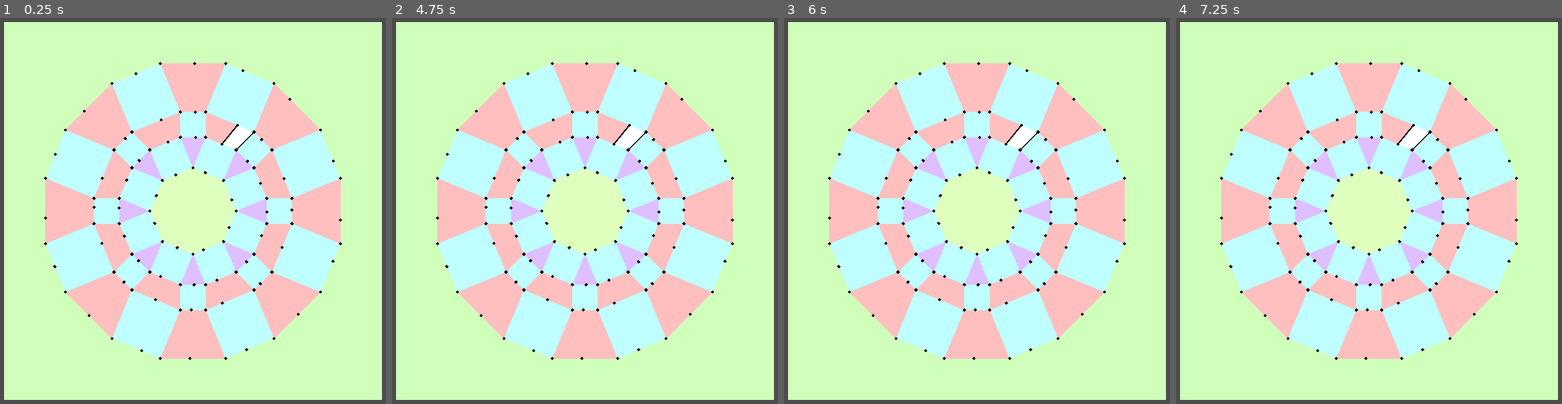
Above: before the commit, frames 1-4 (left to right).
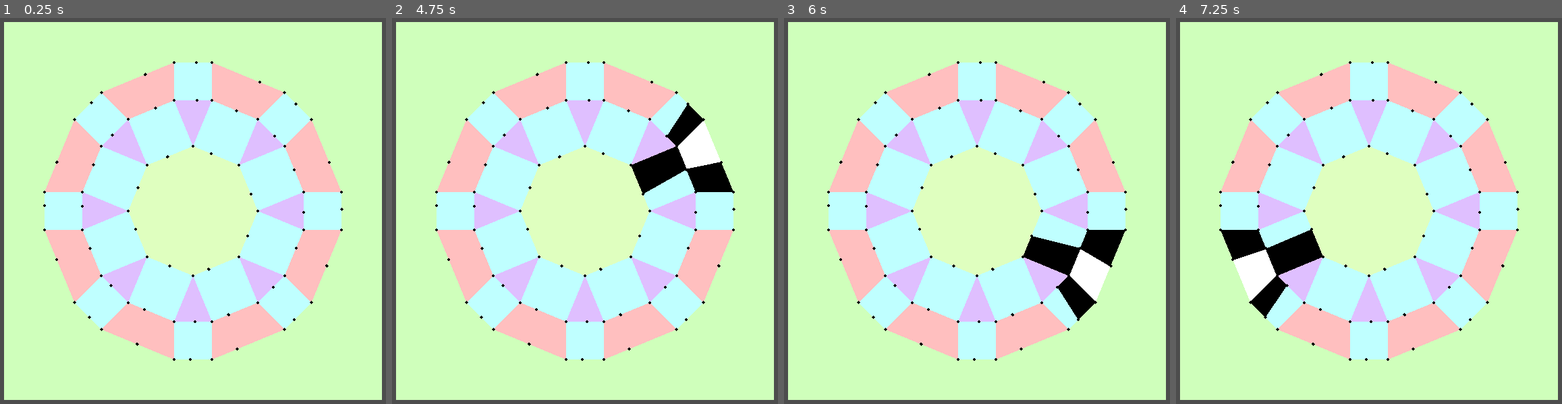
Above: after the commit, the same moments.

Repository: Pe3Hu/rangi
Game: Godot game, scene res://scene/Game.tscn
The game is run twice, just before and just after one commit, with the same random seed, the same clock (stepped at 60 frames per second) and the same inputs.
Inputs:
- Up to frame 1 (0.25 s): no input
- Up to frame 2 (4.75 s): tap Enter at 0.5 s; hold D 0.53-1.28 s; tap Space at 0.6, 0.77, 1.07, 1.52, 1.55, 1.82, 2.3, 2.75, 3.02, 3.05, 3.32, 3.77, 3.8, 4.07, 4.52, 4.55 s; hold S 1.28-2.03 s; tap Q at 1.35 s; hold D 2.03-2.78 s; tap E at 2.1 s; hold W 2.78-3.53 s; tap R at 2.85 s; hold A from 3.53 s (still down); tap F at 3.6 s; tap Z at 4.35 s
- Up to frame 3 (6 s): tap Space at 4.82, 5.3, 5.85 s; release A at 5.03 s; hold S 5.03-5.78 s; tap X at 5.1 s; tap Enter at 5.75 s; hold D from 5.78 s (still down)
- Up to frame 4 (7.25 s): tap Space at 6.02, 6.32, 6.77, 6.8, 7.07 s; release D at 6.53 s; hold W from 6.53 s (still down); tap Q at 6.6 s

The runs differ from the first frame. In frame 1, 35% of the frame differs, in the area x 11-89%, y 11-89%; in frame 2, 35%; in frame 3, 35%; in frame 4, 35%.
Error in both runs: Invalid call. Nonexistent function 'decide_which_worksite_to_build_on' in base 'RefCounted (Conveyor)'. (res://scene/Game.gd:50)

Commit message:
update version 0.0035
1. Added filter to remove original Forests and Glades that are no longer in demand

Diff:
--- a/scene/Game.gd
+++ b/scene/Game.gd
@@ -51,13 +51,10 @@
 			KEY_X:
 				if event.is_pressed() && !event.is_echo():
 					branch.obj.director.prioritize()
-
 			KEY_SPACE:
 				if event.is_pressed() && !event.is_echo():
-					branch.obj.factory.press_stamps()
-
-
-
+					#branch.obj.factory.press_stamps()
+					Global.obj.cosmos.obj.planet.obj.sanctuary.paint_next_forest()
 
 
 func _process(delta_) -> void:
--- a/script/Classes_10.gd
+++ b/script/Classes_10.gd
@@ -17,9 +17,12 @@
 		init_scene()
 		init_center()
 		set_following_forest_rings()
+		split_glades()
 		#init_habitats()
-		split_glades()
 		paint_someone()
+		num.paint = {}
+		num.paint.ring = 2
+		num.paint.index = 0
 
 
 	func init_scene() -> void:
@@ -183,8 +186,64 @@
 			glade.make_forests_neighbors()
 
 
+	func split_glades() -> void:
+		for glade in arr.glade:
+			if glade.flag.parity and glade.flag.origin:
+				glade.split()
+
+		var shapes = ["trapeze", "square"]
+
+		for ring in dict.forest:
+			for forest in dict.forest[ring]:
+				if shapes.has(forest.word.shape):
+					forest.split()
+
+		erase_origin_forests()
+		erase_origin_glades()
+		init_forest_neighbors()
+
+#		for ring in dict.forest:
+#			for forest in dict.forest[ring]:
+#				for _i in range(forest.dict.neighbor.keys().size()-1, -1, -1):
+#					var neighbor = forest.dict.neighbor.keys()[_i]
+#
+#					if neighbor.flag.origin and shapes.has(neighbor.word.shape):
+#						forest.dict.neighbor.erase(neighbor)
+
+
+	func erase_origin_forests() -> void:
+		var shapes = ["trapeze", "square"]
+
+		for ring in dict.forest:
+			for _i in range(dict.forest[ring].size()-1, -1, -1):
+				var forest = dict.forest[ring][_i]
+
+				if forest.flag.origin and shapes.has(forest.word.shape):
+					forest.knock_out()
+
+
+	func erase_origin_glades() -> void:
+		var shapes = ["trapeze", "square"]
+
+		for _i in range(arr.glade.size()-1, -1, -1):
+			var glade = arr.glade[_i]
+
+			#if glade.arr.forest.size() > 2:
+			for _j in range(glade.arr.forest.size()-1, -1, -1):
+				var forest = glade.arr.forest[_j]
+
+				if forest.flag.origin and shapes.has(forest.word.shape):
+					glade.arr.forest.erase(forest)
+
+			if glade.arr.forest.size() == 0:
+				glade.knock_out()
+
+
+
 	func init_habitats() -> void:
 		dict.habitat = {}
+		var sizes = [1, 3]
+		var index = 0
 
 		var input = {}
 		input.sanctuary = self
@@ -192,31 +251,36 @@
 		input.forests = [dict.forest[input.ring].front()]
 		var habitat = Classes_10.Habitat.new(input)
 		dict.habitat[input.ring] = [habitat]
+		index = (index + 1) % 2
 
 		for ring in range(1, num.ring + 1, 1):
+			var options = [dict.forest[ring].front()]
+			input.ring = ring
 			dict.habitat[ring] = []
-			var forest = dict.forest[ring].front()
-			var neighbors = []
-			neighbors.append_array(get_unhabitated_neighbors(forest))
-
-			while neighbors.size() > 0:
-				var neighbor = neighbors.pick_random()
-				neighbors.erase(neighbor)
-
-				input.forests = [forest, neighbor]
-				input.ring = ring
+
+			while options.size() > 0:
+				var forest = options.pick_random()
+				input.forests = [forest]
+				options.erase(forest)
+				options.append_array(get_unhabitated_neighbors(forest))
+
+				forest.scene.myself.paint_black()
+				for neighbor in options:
+					print(neighbor)
+					neighbor.scene.myself.paint_white()
+
+				return
+
+
+				while input.forests.size() < sizes[index]:
+					var neighbor = options.pick_random()
+					input.forests.append(neighbor)
+					options.erase(neighbor)
+					options.append_array(get_unhabitated_neighbors(neighbor))
+
 				habitat = Classes_10.Habitat.new(input)
 				dict.habitat[ring].append(habitat)
-
-				if neighbors.size() > 0:
-					neighbors.append_array(get_unhabitated_neighbors(neighbor))
-					forest = neighbors.pop_front()
-					neighbors.append_array(get_unhabitated_neighbors(forest))
-
-		for ring in dict.habitat:
-			for habitat_ in dict.habitat[ring]:
-				for forest in habitat_.arr.forest:
-					forest.scene.myself.update_color_based_on_habitat_index()
+				index = (index + 1) % 2
 
 
 	func get_unhabitated_neighbors(forest_: Forest) -> Array:
@@ -229,46 +293,30 @@
 		return neighbors
 
 
-	func split_glades() -> void:
-		for glade in arr.glade:
-			if glade.flag.parity and glade.flag.origin:
-				glade.split()
-
-		var shapes = ["trapeze", "square"]
-
-		for ring in dict.forest:
-			for forest in dict.forest[ring]:
-				if shapes.has(forest.word.shape):
-					forest.split()
-
-		erase_origin_forests()
-		init_forest_neighbors()
-
-
-	func erase_origin_forests() -> void:
-		var shapes = ["trapeze", "square"]
-
-		for ring in dict.forest:
-			for _i in range(dict.forest[ring].size()-1, -1, -1):
-				var forest = dict.forest[ring][_i]
-
-				if forest.flag.origin and shapes.has(forest.word.shape):
-					forest.knock_out()
-
-
 	func paint_someone() -> void:
 #		for ring in dict.forest:
+#			print([ring, dict.forest[ring].size()])
 #			for forest in dict.forest[ring]:
-#				print([ring, forest.num.index])
+#				#print([ring, forest.num.index])
 #				forest.scene.myself.update_color_based_on_forest_index()
 
-#		var forest = dict.forest[2].back()
+#		var forest = dict.forest[1].back()
 #		forest.scene.myself.paint_white()
+#		print(forest.arr.sequoia)
+#
 #
 #		for neighbor in forest.dict.neighbor:
+#			var sequoias = []
+#
+#			for sequoia in neighbor.arr.sequoia:
+#				if forest.arr.sequoia.has(sequoia):
+#					sequoias.append(sequoia)
+#
+#			print([neighbor.arr.sequoia.size(), sequoias.size(), neighbor.arr.sequoia])
+#			print([sequoias])
 #			neighbor.scene.myself.paint_black()
 
-#		var glade = arr.glade[127]
+#		var glade = arr.glade[31]
 #		glade.scene.myself.visible = true
 #		glade.scene.myself.paint_black()
 #
@@ -276,13 +324,45 @@
 #			forest.scene.myself.paint_white()
 
 		#var forest = dict.forest[1][22]
-		var forest = dict.forest[2][31]
-		forest.scene.myself.paint_white()
-		#print(forest.dict.neighbor)
-		for neighbor in forest.dict.neighbor:
-			if !neighbor.flag.origin:
-				forest.dict.neighbor[neighbor].scene.myself.visible = true
-				forest.dict.neighbor[neighbor].scene.myself.paint_black()
+#		var forest = dict.forest[2][30]
+#		forest.scene.myself.paint_white()
+#
+#		for neighbor in forest.dict.neighbor:
+#			if !neighbor.flag.origin:
+#				forest.dict.neighbor[neighbor].scene.myself.visible = true
+#				forest.dict.neighbor[neighbor].scene.myself.paint_black()
+
+
+#		for ring in dict.habitat:
+#			for habitat_ in dict.habitat[ring]:
+#				for forest in habitat_.arr.forest:
+#					forest.scene.myself.update_color_based_on_habitat_index()
+		pass
+
+
+	func paint_next_forest() -> void:
+		dict.forest[num.paint.ring][num.paint.index].scene.myself.update_color_based_on_forest_shape()
+		for neighbor in dict.forest[num.paint.ring][num.paint.index].dict.neighbor:
+			dict.forest[num.paint.ring][num.paint.index].dict.neighbor[neighbor].scene.myself.visible = false
+			neighbor.scene.myself.update_color_based_on_forest_shape()
+
+		num.paint.index += 1
+
+		if dict.forest[num.paint.ring].size() == num.paint.index:
+			num.paint.index = 0
+			num.paint.ring += 1
+
+			if !dict.forest.has(num.paint.ring):
+				num.paint.ring = 0
+
+		dict.forest[num.paint.ring][num.paint.index].scene.myself.paint_white()
+		print(dict.forest[num.paint.ring][num.paint.index].dict.neighbor.size())
+
+		for neighbor in dict.forest[num.paint.ring][num.paint.index].dict.neighbor:
+			dict.forest[num.paint.ring][num.paint.index].dict.neighbor[neighbor].scene.myself.visible = true
+			dict.forest[num.paint.ring][num.paint.index].dict.neighbor[neighbor].scene.myself.paint_black()
+			neighbor.scene.myself.paint_black()
+			print(neighbor.flag.origin, neighbor.word.shape)
 
 
 #Лес forest
@@ -425,16 +505,22 @@
 				for glade in forest.arr.glade:
 					if !glade.flag.origin:
 						glades.append(glade)
-				print(glades.size())
+				#print(glades.size())
 
 
 	func knock_out() -> void:
+		for forest in dict.neighbor:
+			forest.dict.neighbor.erase(self)
+
 		for glade in arr.glade:
 			glade.arr.forest.erase(self)
 
-			if glade.flag.parity and glade.flag.origin:
-				glade.knock_out()
-				obj.sanctuary.arr.glade.erase(self)
+#			if glade.flag.origin:
+#				if glade.flag.parity:
+#					glade.knock_out()
+#					obj.sanctuary.arr.glade.erase(self)
+#				else:
+#					glade
 
 		obj.sanctuary.scene.myself.get_node("Forest").remove_child(scene.myself)
 		obj.sanctuary.dict.forest[num.ring].erase(self)
@@ -492,8 +578,13 @@
 
 
 	func make_forests_neighbors() -> void:
-		arr.forest.front().dict.neighbor[arr.forest.back()] = self
-		arr.forest.back().dict.neighbor[arr.forest.front()] = self
+
+		if arr.forest.size() == 2:
+			if !arr.forest.front().dict.neighbor.has(arr.forest.back()):
+				arr.forest.front().dict.neighbor[arr.forest.back()] = self
+
+			if !arr.forest.back().dict.neighbor.has(arr.forest.front()):
+				arr.forest.back().dict.neighbor[arr.forest.front()] = self
 
 
 	func split() -> void:
@@ -538,6 +629,12 @@
 		obj.sanctuary.scene.myself.get_node("Glade").remove_child(scene.myself)
 		obj.sanctuary.arr.glade.erase(self)
 
+		for forest in arr.forest:
+			for neighbor in forest.dict.neighbor:
+				if forest.dict.neighbor[neighbor] == self:
+					forest.dict.neighbor.erase(neighbor)
+					neighbor.dict.neighbor.erase(forest)
+
 
 #Секвойя sequoia
 class Sequoia:
@@ -578,6 +675,7 @@
 		arr.forest = input_.forests
 		obj.sanctuary = input_.sanctuary
 		dict.neighbor = {}
+		print([num.ring, arr.forest.size()])
 
 		for forest in arr.forest:
 			forest.obj.habitat = self
--- a/script/Global.gd
+++ b/script/Global.gd
@@ -81,11 +81,11 @@
 	num.size.continent.row = num.size.continent.col
 
 	num.size.sanctuary = {}
-	num.size.sanctuary.ring = 3
+	num.size.sanctuary.ring = 2
 
 	num.size.forest = {}
 	num.size.forest.n = 8
-	num.size.forest.r = 32*2
+	num.size.forest.r = 32*3
 	num.size.forest.k = 1 + sqrt(2)
 	num.size.forest.t = num.size.forest.r / sqrt(num.size.forest.k / (num.size.forest.k - 1))
 
